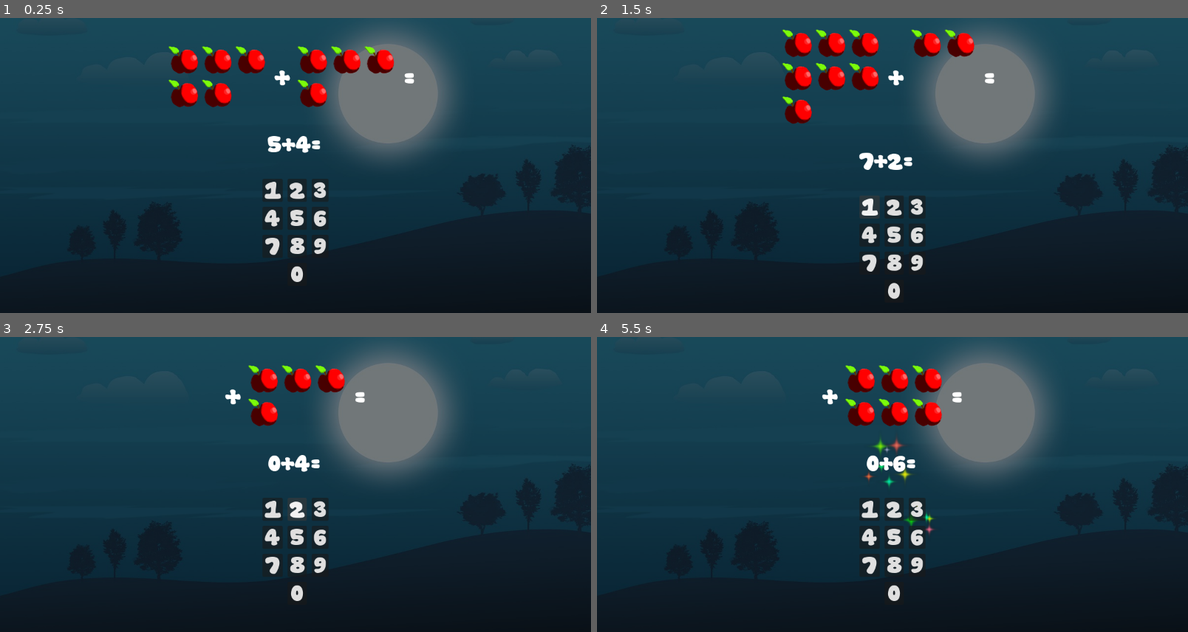
Above: before the commit, frames 1-4 (two rows, left to right).
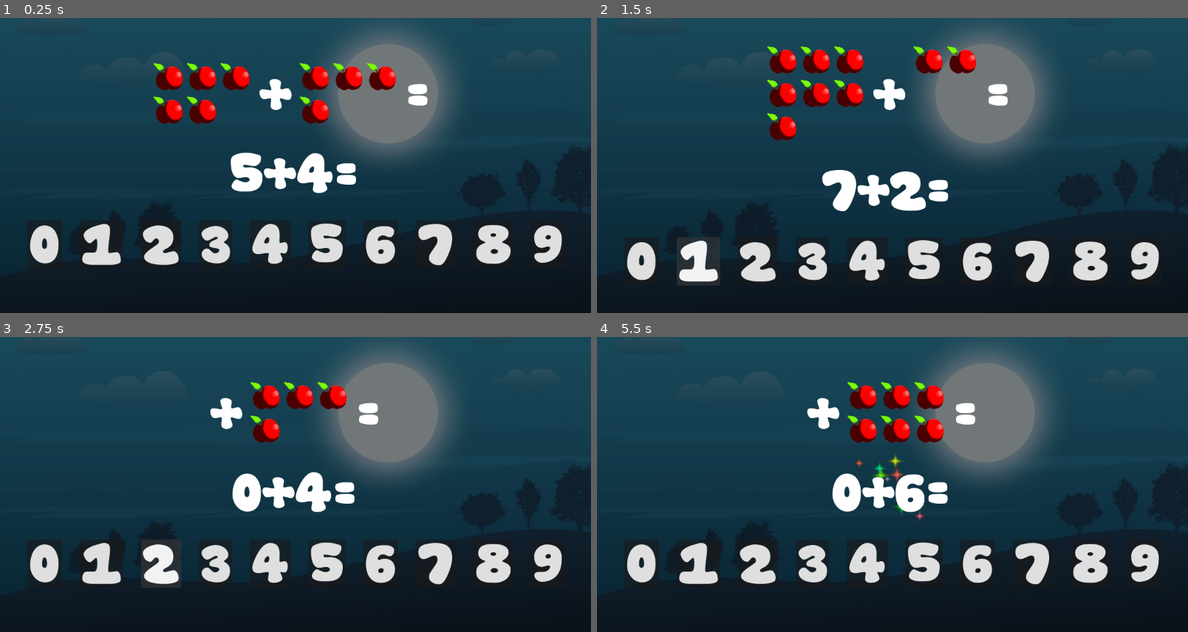
Above: after the commit, the same moments.

Repository: tranqnhan/Arithmetics
Game: Godot game, scene res://Addition.tscn
The game is run twice, just before and just after one commit, with the same random seed, the same clock (stepped at 60 frames per second) and the same inputs.
Inputs:
- Up to frame 1 (0.25 s): no input
- Up to frame 2 (1.5 s): click "0" at 0.5 s; click "1" at 1.25 s
- Up to frame 3 (2.75 s): click "2" at 2 s
- Up to frame 4 (5.5 s): click "3" at 2.75 s; click "4" at 3.5 s; click "5" at 4.25 s; click "NEXT" at 5 s

The runs differ from the first frame. In frame 1, 14% of the frame differs, in the area x 5-96%, y 9-90%; in frame 2, 14%, in the area x 5-96%, y 3-96%; in frame 3, 11%; in frame 4, 12%.
Error in both runs: Invalid access of index '1' on a base object of type: 'PackedStringArray'. (res://Numpad.gd:6)

Commit message:
Resizing UI

Diff:
--- a/src/Addition.tscn
+++ b/src/Addition.tscn
@@ -72,7 +72,7 @@
 [node name="PlusLB" type="Label" parent="MainVB/DisplayHB"]
 layout_mode = 2
 theme_override_fonts/font = ExtResource("1_ttow0")
-theme_override_font_sizes/font_size = 48
+theme_override_font_sizes/font_size = 100
 text = "+"
 
 [node name="RHB" type="GridContainer" parent="MainVB/DisplayHB"]
@@ -83,7 +83,7 @@
 [node name="EqualLB" type="Label" parent="MainVB/DisplayHB"]
 layout_mode = 2
 theme_override_fonts/font = ExtResource("1_ttow0")
-theme_override_font_sizes/font_size = 48
+theme_override_font_sizes/font_size = 100
 text = "="
 
 [node name="EHB" type="GridContainer" parent="MainVB/DisplayHB"]
@@ -106,122 +106,98 @@
 [node name="Question" type="Label" parent="MainVB/EquationHB"]
 layout_mode = 2
 theme_override_fonts/font = ExtResource("1_ttow0")
-theme_override_font_sizes/font_size = 42
+theme_override_font_sizes/font_size = 100
 text = "1+1="
 
 [node name="Answer" type="Label" parent="MainVB/EquationHB"]
 layout_mode = 2
 theme_override_fonts/font = ExtResource("1_ttow0")
-theme_override_font_sizes/font_size = 42
+theme_override_font_sizes/font_size = 100
 
 [node name="SoundEffect" type="AudioStreamPlayer" parent="MainVB/EquationHB"]
 
-[node name="Numpad" type="GridContainer" parent="MainVB"]
-layout_mode = 2
-size_flags_horizontal = 4
-theme_override_constants/h_separation = 10
-theme_override_constants/v_separation = 10
-columns = 3
+[node name="Numpad" type="HBoxContainer" parent="MainVB"]
+layout_mode = 2
+size_flags_horizontal = 4
+theme_override_constants/separation = 36
 script = ExtResource("2_13v4j")
 
+[node name="0" type="Button" parent="MainVB/Numpad"]
+layout_mode = 2
+focus_mode = 0
+theme_override_fonts/font = ExtResource("1_ttow0")
+theme_override_font_sizes/font_size = 100
+text = "0"
+
 [node name="1" type="Button" parent="MainVB/Numpad"]
 layout_mode = 2
 focus_mode = 0
 theme_override_fonts/font = ExtResource("1_ttow0")
-theme_override_font_sizes/font_size = 42
+theme_override_font_sizes/font_size = 100
 text = "1"
 
 [node name="2" type="Button" parent="MainVB/Numpad"]
 layout_mode = 2
 focus_mode = 0
 theme_override_fonts/font = ExtResource("1_ttow0")
-theme_override_font_sizes/font_size = 42
+theme_override_font_sizes/font_size = 100
 text = "2"
 
 [node name="3" type="Button" parent="MainVB/Numpad"]
 layout_mode = 2
 focus_mode = 0
 theme_override_fonts/font = ExtResource("1_ttow0")
-theme_override_font_sizes/font_size = 42
+theme_override_font_sizes/font_size = 100
 text = "3"
 
 [node name="4" type="Button" parent="MainVB/Numpad"]
 layout_mode = 2
 focus_mode = 0
 theme_override_fonts/font = ExtResource("1_ttow0")
-theme_override_font_sizes/font_size = 42
+theme_override_font_sizes/font_size = 100
 text = "4"
 
 [node name="5" type="Button" parent="MainVB/Numpad"]
 layout_mode = 2
 focus_mode = 0
 theme_override_fonts/font = ExtResource("1_ttow0")
-theme_override_font_sizes/font_size = 42
+theme_override_font_sizes/font_size = 100
 text = "5"
 
 [node name="6" type="Button" parent="MainVB/Numpad"]
 layout_mode = 2
 focus_mode = 0
 theme_override_fonts/font = ExtResource("1_ttow0")
-theme_override_font_sizes/font_size = 42
+theme_override_font_sizes/font_size = 100
 text = "6"
 
 [node name="7" type="Button" parent="MainVB/Numpad"]
 layout_mode = 2
 focus_mode = 0
 theme_override_fonts/font = ExtResource("1_ttow0")
-theme_override_font_sizes/font_size = 42
+theme_override_font_sizes/font_size = 100
 text = "7"
 
 [node name="8" type="Button" parent="MainVB/Numpad"]
 layout_mode = 2
 focus_mode = 0
 theme_override_fonts/font = ExtResource("1_ttow0")
-theme_override_font_sizes/font_size = 42
+theme_override_font_sizes/font_size = 100
 text = "8"
 
 [node name="9" type="Button" parent="MainVB/Numpad"]
 layout_mode = 2
 focus_mode = 0
 theme_override_fonts/font = ExtResource("1_ttow0")
-theme_override_font_sizes/font_size = 42
+theme_override_font_sizes/font_size = 100
 text = "9"
-
-[node name="10" type="Button" parent="MainVB/Numpad"]
-layout_mode = 2
-focus_mode = 0
-theme_override_fonts/font = ExtResource("1_ttow0")
-theme_override_font_sizes/font_size = 42
-disabled = true
-button_mask = 0
-shortcut_feedback = false
-shortcut_in_tooltip = false
-flat = true
-
-[node name="0" type="Button" parent="MainVB/Numpad"]
-layout_mode = 2
-focus_mode = 0
-theme_override_fonts/font = ExtResource("1_ttow0")
-theme_override_font_sizes/font_size = 42
-text = "0"
-
-[node name="12" type="Button" parent="MainVB/Numpad"]
-layout_mode = 2
-focus_mode = 0
-theme_override_fonts/font = ExtResource("1_ttow0")
-theme_override_font_sizes/font_size = 42
-disabled = true
-button_mask = 0
-shortcut_feedback = false
-shortcut_in_tooltip = false
-flat = true
 
 [node name="NextBTN" type="Button" parent="MainVB"]
 visible = false
 layout_mode = 2
 theme_override_colors/font_color = Color(0, 0.792157, 0, 1)
 theme_override_fonts/font = ExtResource("1_ttow0")
-theme_override_font_sizes/font_size = 40
+theme_override_font_sizes/font_size = 100
 text = "NEXT"
 flat = true
 
--- a/src/Numpad.gd
+++ b/src/Numpad.gd
@@ -1,4 +1,4 @@
-extends GridContainer
+extends HBoxContainer
 
 signal numpad_pressed(number) # send arguments via signal
 
Not shown, changed: EduPrepAndroid/EduPrep.apk
